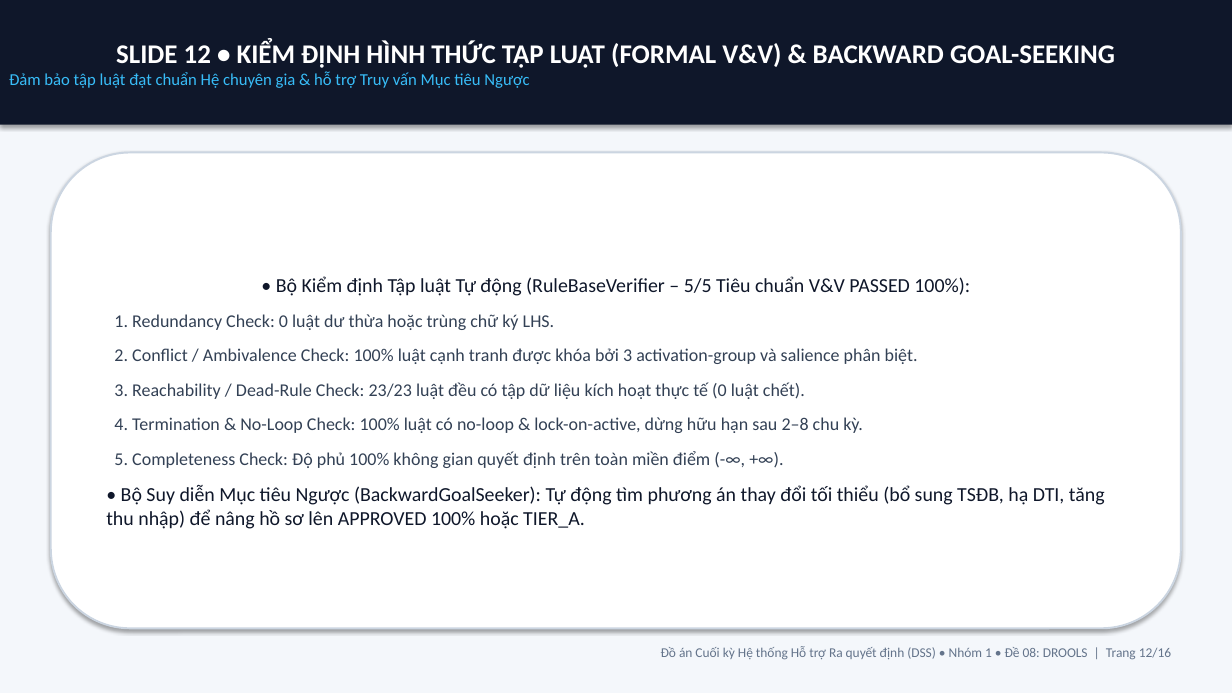
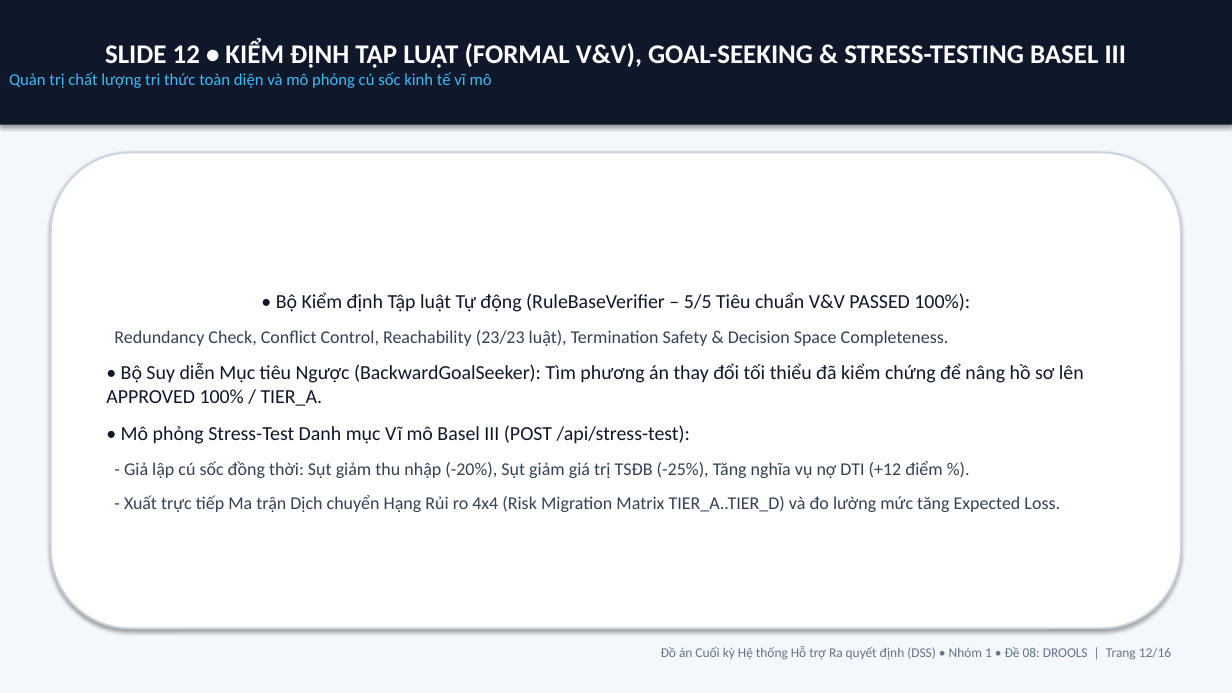
Before and after one commit to Vipwar/dss-nhom1-de08-drools, a slide deck: slide 12 of docs/SLIDE_THUYET_TRINH_DE_08_DROOLS_NHOM_1.pptx. Drawn at 1232x693 pixels with LibreOffice and Linux fonts; fonts in the diff are those of the drawing. Boxes give left, top, right and bottom in pixels: in the first picture for what was removed or moved away, otherwise in the second. Text is boxed around its words. In the diff, an @@ line names an element or a change of style, - is before the commit and + after.

Commit message:
Nang cap V3 Ultimate: SafeASTEvaluator, Alpha Memory Cache, Basel III & Stress-Testing, RFC 4180 CSV, Fuzzing 100 Ho so (28/28 Tests Pass)

```diff
--- a/docs/SLIDE_THUYET_TRINH_DE_08_DROOLS_NHOM_1.pptx
+++ b/docs/SLIDE_THUYET_TRINH_DE_08_DROOLS_NHOM_1.pptx
@@ text in rectangle at <box>9,40,1127,88</box>: text changed @@
-SLIDE 12 • KIỂM ĐỊNH HÌNH THỨC TẬP LUẬT (FORMAL V&V) & BACKWARD GOAL-SEEKING
-Đảm bảo tập luật đạt chuẩn Hệ chuyên gia & hỗ trợ Truy vấn Mục tiêu Ngược
+SLIDE 12 • KIỂM ĐỊNH TẬP LUẬT (FORMAL V&V), GOAL-SEEKING & STRESS-TESTING BASEL III
+Quản trị chất lượng tri thức toàn diện và mô phỏng cú sốc kinh tế vĩ mô
@@ text in rounded rectangle at <box>106,330,1084,512</box>: text changed @@
-1. Redundancy Check: 0 luật dư thừa hoặc trùng chữ ký LHS.
-2. Conflict / Ambivalence Check: 100% luật cạnh tranh được khóa bởi 3 activation-group và salience phân biệt.
-3. Reachability / Dead-Rule Check: 23/23 luật đều có tập dữ liệu kích hoạt thực tế (0 luật chết).
-4. Termination & No-Loop Check: 100% luật có no-loop & lock-on-active, dừng hữu hạn sau 2–8 chu kỳ.
-5. Completeness Check: Độ phủ 100% không gian quyết định trên toàn miền điểm (-∞, +∞).
-• Bộ Suy diễn Mục tiêu Ngược (BackwardGoalSeeker): Tự động tìm phương án thay đổi tối thiểu (bổ sung TSĐB, hạ DTI, tăng thu nhập) để nâng hồ sơ lên APPROVED 100% hoặc TIER_A.
+Redundancy Check, Conflict Control, Reachability (23/23 luật), Termination Safety & Decision Space Completeness.
+• Bộ Suy diễn Mục tiêu Ngược (BackwardGoalSeeker): Tìm phương án thay đổi tối thiểu đã kiểm chứng để nâng hồ sơ lên APPROVED 100% / TIER_A.
+• Mô phỏng Stress-Test Danh mục Vĩ mô Basel III (POST /api/stress-test):
+- Giả lập cú sốc đồng thời: Sụt giảm thu nhập (-20%), Sụt giảm giá trị TSĐB (-25%), Tăng nghĩa vụ nợ DTI (+12 điểm %).
+- Xuất trực tiếp Ma trận Dịch chuyển Hạng Rủi ro 4x4 (Risk Migration Matrix TIER_A..TIER_D) và đo lường mức tăng Expected Loss.
```
Also in this commit, not shown: 10 other slides changed, 14 other files.
